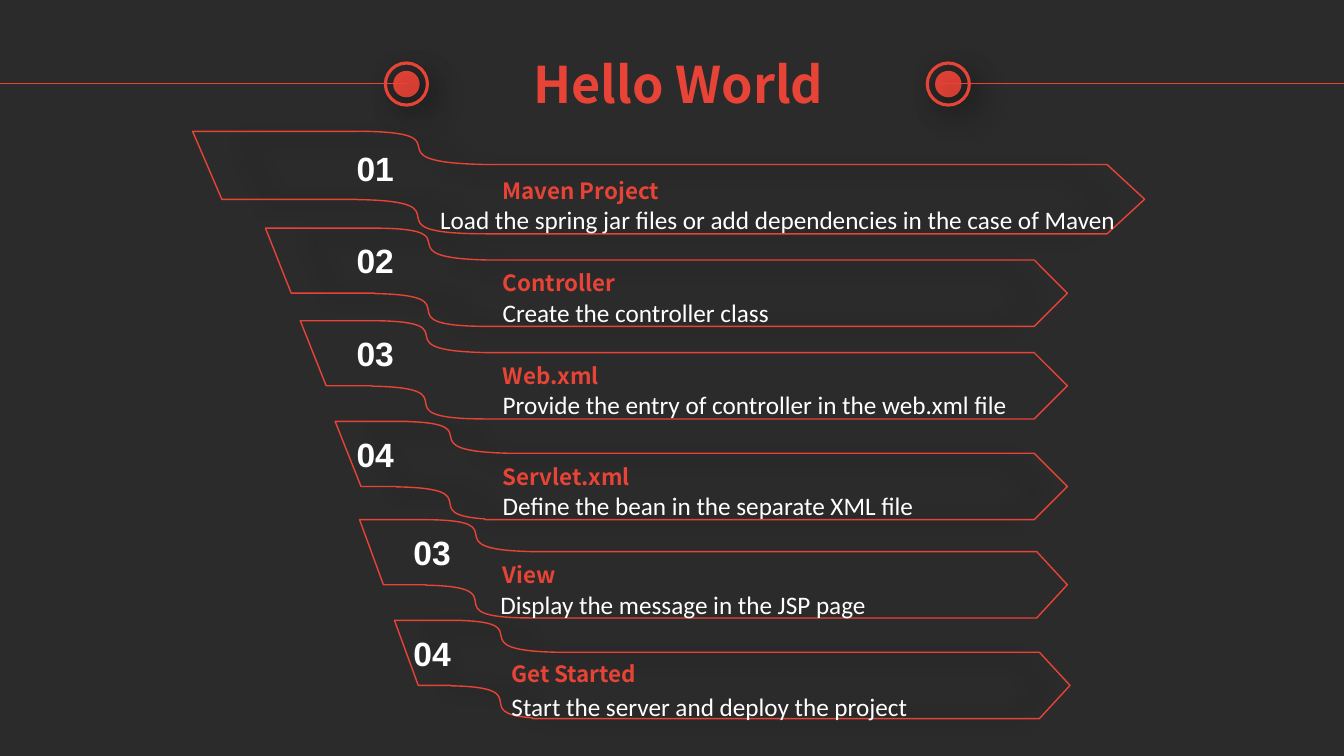
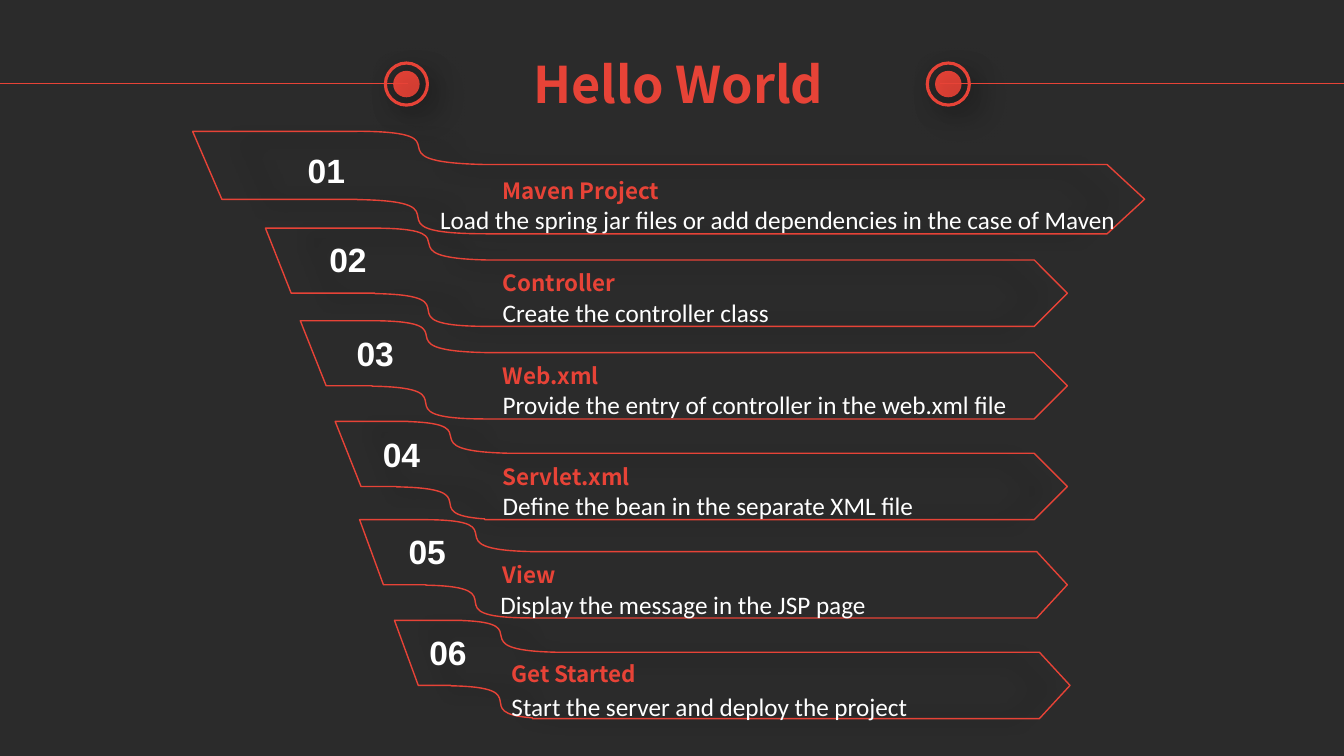
Before and after one commit to TsubasaEX/SampleSpringMVC, a slide deck: slide 12 of Introduction of Spring MVC.pptx (slide 13 before the commit). Drawn at 1344x756 pixels with LibreOffice and Linux fonts; fonts in the diff are those of the drawing; background and template pictures are left out; a plain dark background stands for a picture behind light text. Boxes give left, top, right and bottom in pixels: in the first picture for what was removed or moved away, otherwise in the second. Text is boxed around its words. In the diff, an @@ line names an element or a change of style, - is before the commit and + after.

Commit message:
up

```diff
--- a/Introduction of Spring MVC.pptx
+++ b/Introduction of Spring MVC.pptx
@@ text "01": place and size @@
-text "01" at [357,157,394,182]
+text "01" at [308,159,345,184]
@@ text "02": place and size @@
-text "02" at [357,249,394,274]
+text "02" at [329,248,366,273]
@@ text "04": place and size @@
-text "04" at [357,443,394,468]
+text "04" at [383,443,420,468]
@@ text at [409,540,446,565]: text changed @@
-03
+05
@@ text at [429,641,466,666]: text changed @@
-04
+06
```
Also in this commit, not shown: 3 other slides changed, 9 slides added, 4 slides removed.
